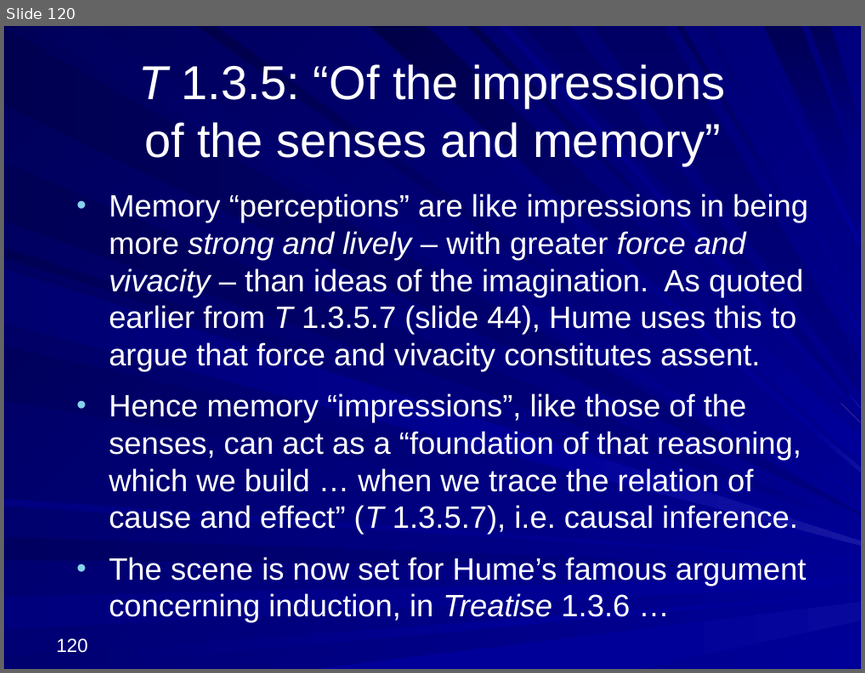
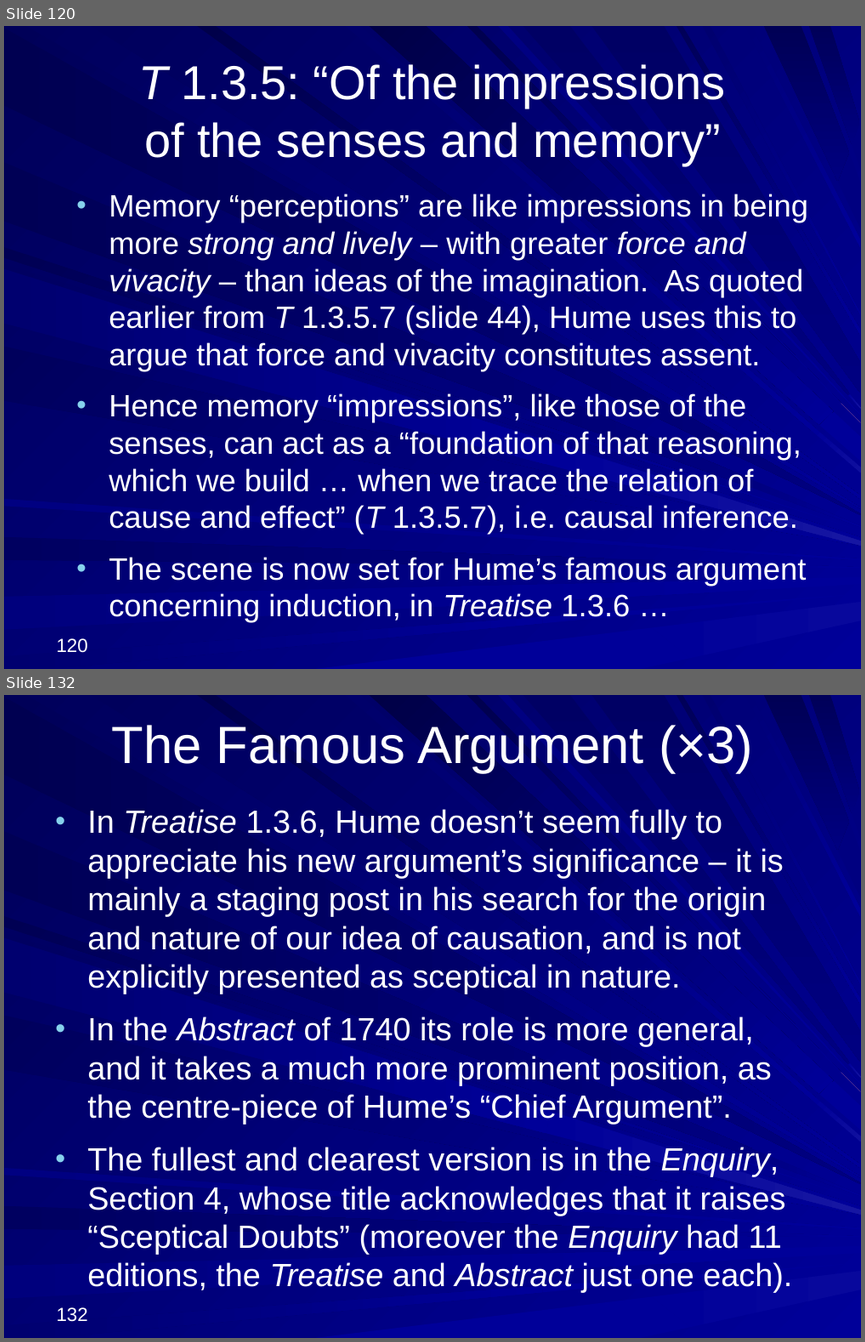
Before and after one commit to englishphilosophy/hume-texts-online, a slide deck: teaching/lectures/2024_Hume_MT_current.pptx. Shown one above the other, each under a label of ours: slide 120 before the commit, slides 120 and 132 after it; the slides between them are not shown. The pictures are 865x673 and 865x1342 pixels, drawn with LibreOffice and Linux fonts; fonts in the diff are those of the drawing. Boxes give left, top, right and bottom in pixels: in the first picture for what was removed or moved away, otherwise in the second. Text is boxed around its words. In the diff, an @@ line names an element or a change of style, - is before the commit and + after.

```diff
--- a/teaching/lectures/2024_Hume_MT_current.pptx
+++ b/teaching/lectures/2024_Hume_MT_current.pptx
@@ slide 132 added at (4,695,861,1338), background gradient #000078 to #000099; not listed: 37 template elements that a slide beside it also shows @@
@@ title added at (112,725,753,772), 44 pt, text #FFFFFF @@
+The Famous Argument (×3)
@@ text added at (87,809,792,1293), 27 pt, text #FFFFFF @@
+• In Treatise 1.3.6, Hume doesn’t seem fully to appreciate his new argument’s significance – it is mainly a staging post in his search for the origin and nature of our idea of causation, and is not explicitly presented as sceptical in nature.
+• In the Abstract of 1740 its role is more general, and it takes a much more prominent position, as the centre-piece of Hume’s “Chief Argument”.
+• The fullest and clearest version is in the Enquiry, Section 4, whose title acknowledges that it raises “Sceptical Doubts” (moreover the Enquiry had 11 editions, the Treatise and Abstract just one each).
@@ page number added at (57,1307,88,1321), 16 pt, text #FFFFFF @@
+132
```
Also in this commit, not shown: 41 other slides added, 5 other files.
